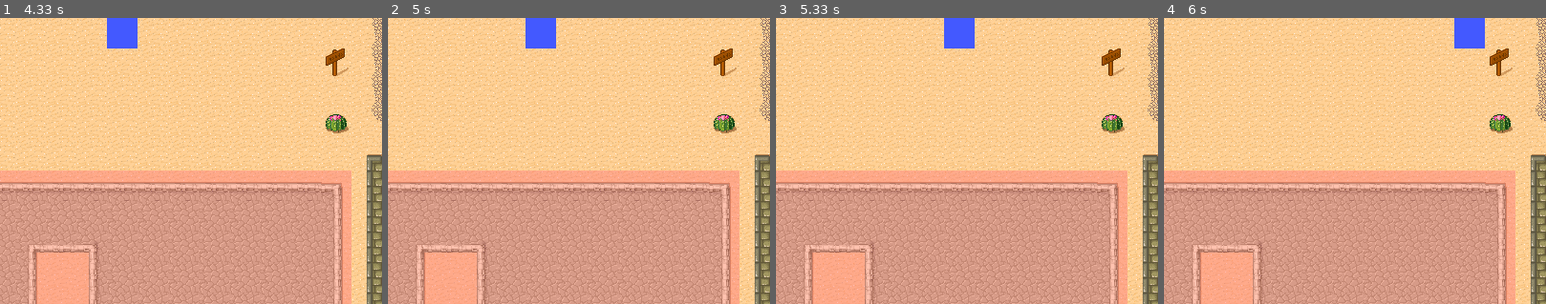
Above: before the commit, frames 1-4 (left to right).
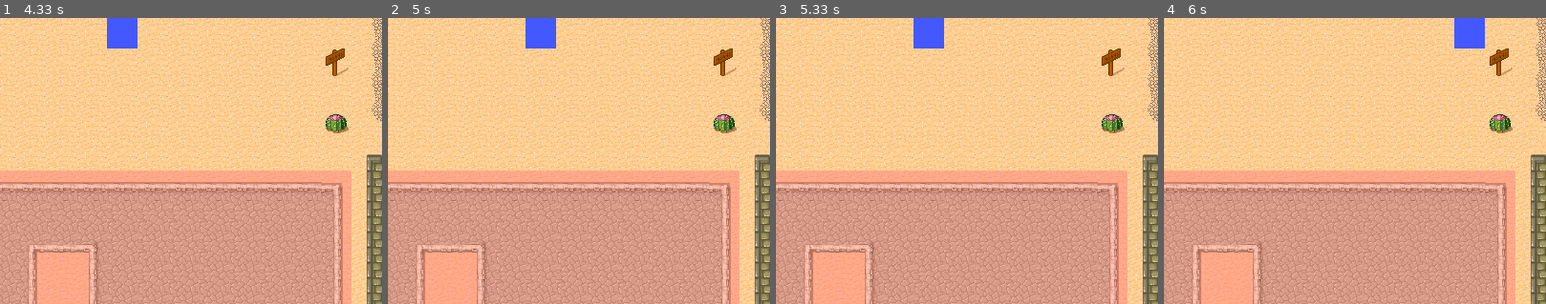
Above: after the commit, the same moments.

Repository: rongcuid/Pygame-RPG-Engine
Game: pygame game, started from Game.py
Same seed, same stepped clock (60 frames per second), same inputs: the game is played once before the commit and once after it.
Inputs:
- Up to frame 1 (4.33 s): tap Enter at 0.33 s; hold Right 0.67-1.13 s; hold Right 1.5-1.97 s; hold Right from 3.73 s (still down)
- Up to frame 2 (5 s): release Right at 4.37 s
- Up to frame 3 (5.33 s): hold Right from 5.3 s (still down)
- Up to frame 4 (6 s): release Right at 5.77 s
The pictures show only the part of the screen within x 50-100%, y 0-50%; the shares and areas given below are measured in that part.

Frames 1-2 are identical in both runs. In frame 3, 1.7% of the frame differs, in the area x 36-52%, y 0-11%; in frame 4, nothing differs.

Commit message:
Cleaned up sth

Diff:
--- a/GameConstants.py
+++ b/GameConstants.py
@@ -9,7 +9,7 @@
 DEBUG = True
 SHOW_FPS = True
 
-LOGICRATE = 30  # Rate of logic calculation
+LOGICRATE = 100  # Rate of logic calculation and screen refresh
 
 WINDOWSIZE = (800, 600)
 
--- a/Views.py
+++ b/Views.py
@@ -94,7 +94,7 @@
 
     #------------------------------
     def Notify(self, event):
-        if isinstance(event, Events.TickEvent):
+        if isinstance(event, Events.LogicTickEvent):
             self.frames += 1
             if self.state == self.STATE_IDLE:
                 self.backSprite.clear(self.window,self.background)
@@ -107,7 +107,7 @@
                 dirtyRect2 = self.frontSprite.draw(self.window)
                 dirtyRects = dirtyRect1 + dirtyRect2
                 pygame.display.update(dirtyRects)
-        elif isinstance(event, Events.LogicTickEvent):
+        #elif isinstance(event, Events.LogicTickEvent):
             for charactor in event.game.charactors:
                 self.ShowCharactor(charactor)
         elif isinstance(event, Events.SecondEvent):
